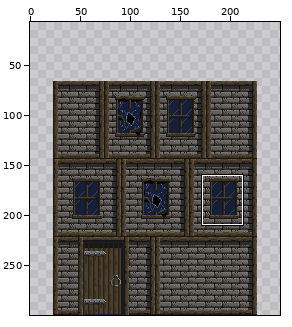
Sprite sheet: raid/Assets/Art/Backroung Sprites/Houses/House_Brick_2.png. The picture above shows the old version from afar; the outline marks the close-up.
Close-up. First the earlier version:
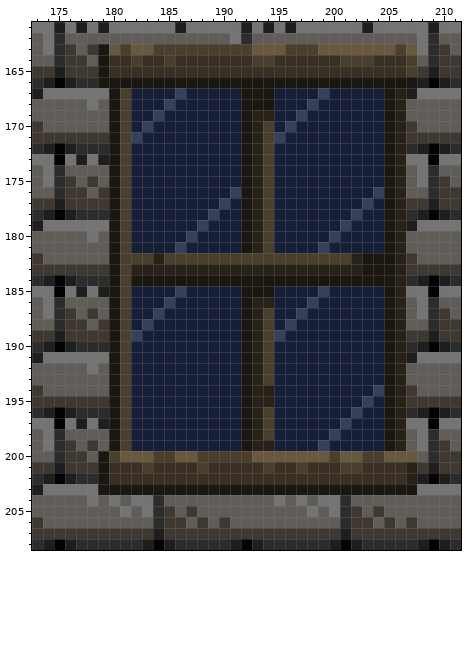
The file is 204x234 pixels. Pixels under 10% opacity are left out. Colours within 5 levels of each other are drawn and written as one. Shown: x 173..211, y 161..208. The old version is drawn lined up with the new one, on the new canvas. The wide view leaves out empty margins. The commit also changed other parts of the picture, which this record leaves out.
And afterwards:
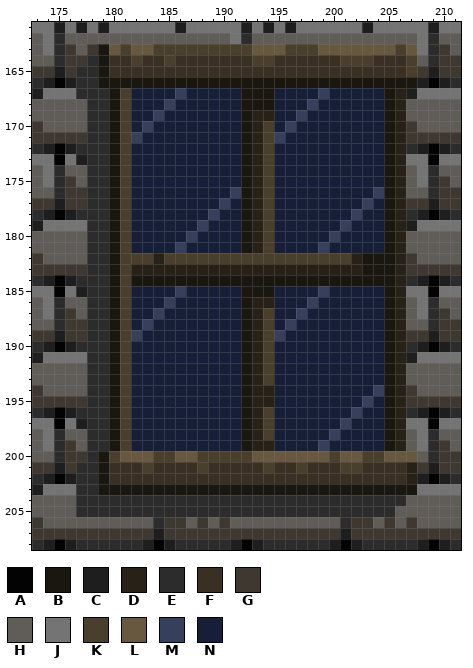
Palette (. is transparent): A #030303  B #1a1610  C #1e1e1e  D #272118  E #2c2c2c  F #393023  G #3f3831  H #605c58  J #757474  K #4a3e2d  L #695840  M #36405d  N #171f38
Edits made:
canvas 204x234 -> 250x300, the old top-left corner now at 23,66
y 164: x 178 H -> E
y 165: x 177..178 GG -> EE
y 167: x 177..179 JJJ -> EEE
y 168: x 178..179 JH -> EE
y 169..170: x 178..179 HH -> EE
y 171: x 178..179 GG -> EE
y 173: x 178..179 JC -> EE
y 174: x 178..179 HH -> EE
y 175: x 178..179 GH -> EE
y 176: x 178..179 HG -> EE
y 177: x 178..179 GG -> EE
y 179: x 178..179 JJ -> EE
y 180: x 178..179 JH -> EE
y 181..182: x 178..179 HH -> EE
y 183: x 178..179 GG -> EE
y 185: x 178..179 JC -> EE
y 186: x 178..179 HH -> EE
y 187: x 178..179 GH -> EE
y 188: x 178..179 HG -> EE
y 189: x 178..179 GG -> EE
y 191: x 178..179 JJ -> EE
y 192: x 178..179 JH -> EE
y 193..194: x 178..179 HH -> EE
y 195: x 178..179 GG -> EE
y 197: x 178..179 JC -> EE
y 198: x 178..179 HH -> EE
y 199: x 178..179 GH -> EE
y 200: x 178 H -> E
y 201: x 177..178 GG -> EE
y 203: x 177..178 JJ -> EE
y 204: x 177..183 HJHJHJJ -> EEEEEEE; x 185..200 HHHHHHHHHHJHJHJJ -> EEEEEEEEEEEEEEEE; x 202..206 HHHHH -> EEEEE
y 205: x 177..183 HHHHJHJ -> EEEEEEE; x 185..200 GHGHHHHHHHHHHJHJ -> EEEEEEEEEEEEEEEE; x 202..205 GHGH -> EEEE
